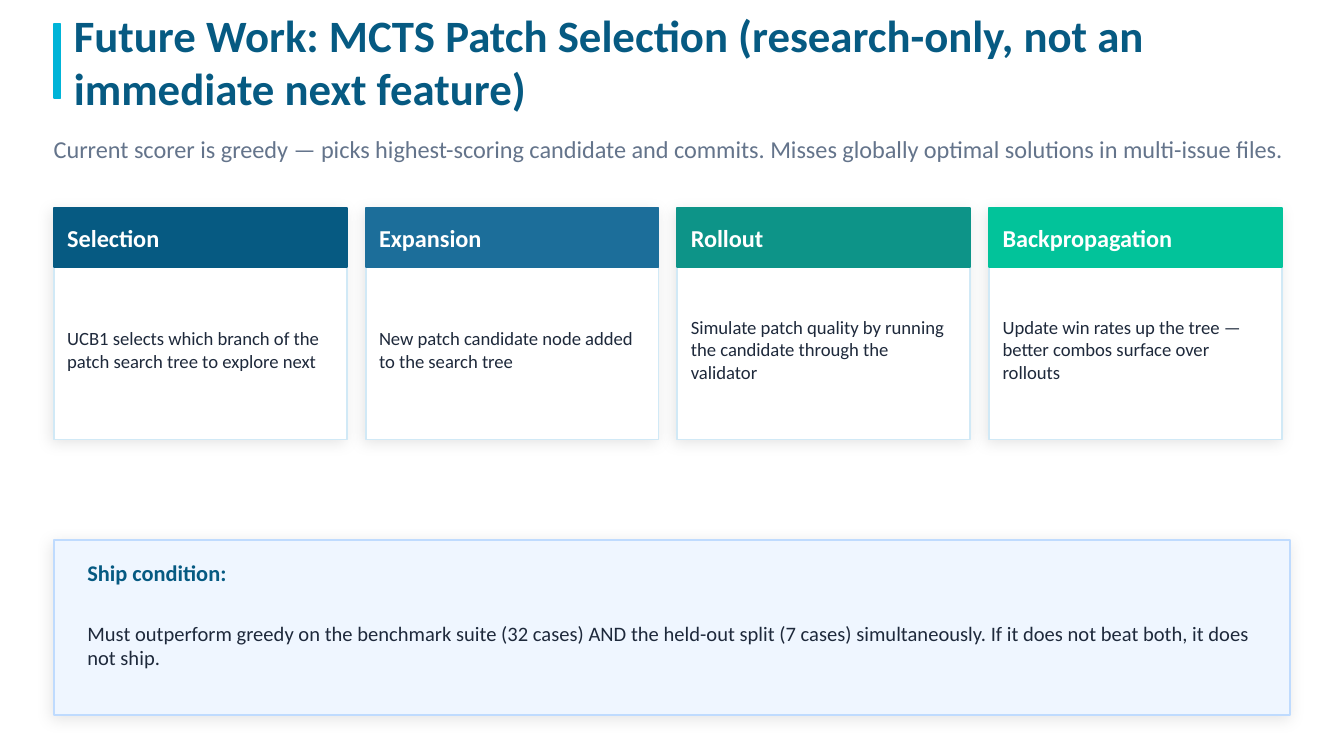
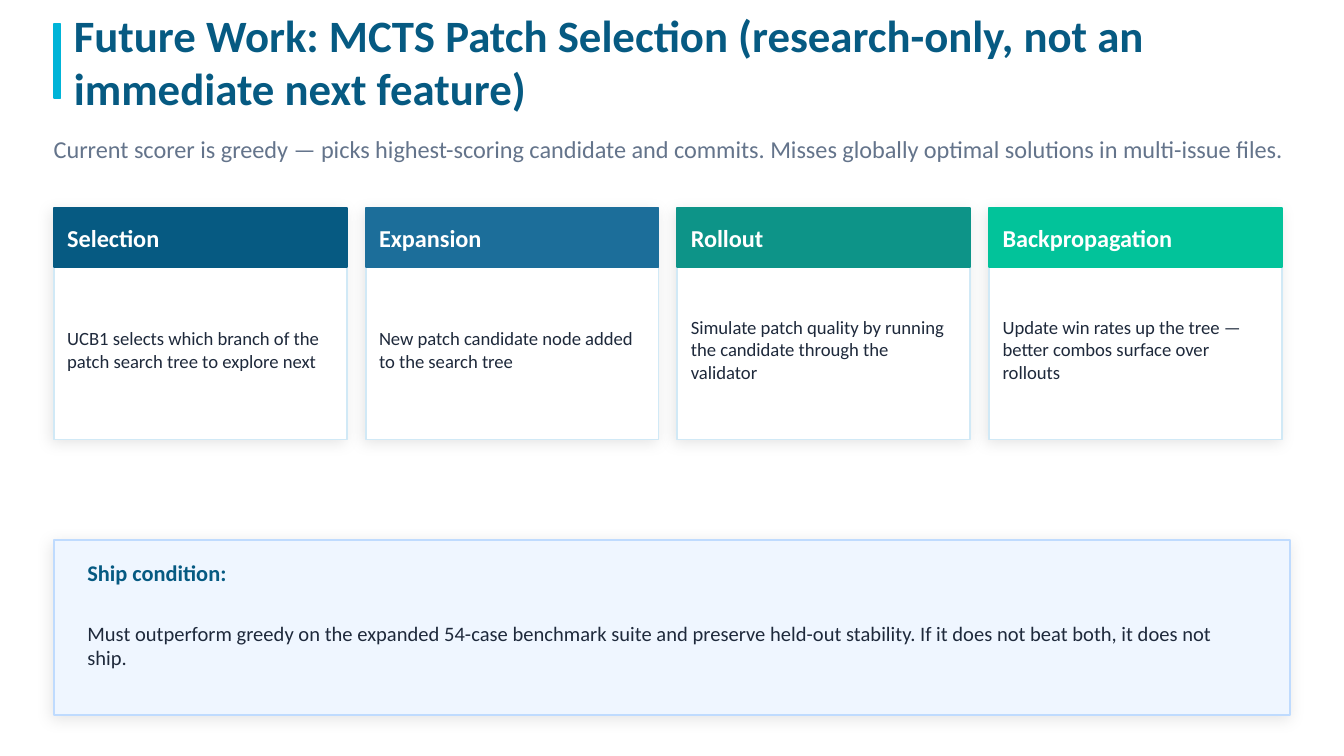
Before and after one commit to huuduyle07-ops/idk-what-is-this--, a slide deck: slide 9 of project presentation (tmp)/CATTUS_Presentation.pptx. Drawn at 1344x756 pixels with LibreOffice and Linux fonts; fonts in the diff are those of the drawing. Boxes give left, top, right and bottom in pixels: in the first picture for what was removed or moved away, otherwise in the second. Text is boxed around its words. In the diff, an @@ line names an element or a change of style, - is before the commit and + after.

```diff
--- a/project presentation (tmp)/CATTUS_Presentation.pptx
+++ b/project presentation (tmp)/CATTUS_Presentation.pptx
@@ text at [87,626,1210,669]: text changed @@
-Must outperform greedy on the benchmark suite (32 cases) AND the held-out split (7 cases) simultaneously. If it does not beat both, it does not ship.
+Must outperform greedy on the expanded 54-case benchmark suite and preserve held-out stability. If it does not beat both, it does not ship.
```
Also in this commit, not shown: 2 other slides changed, 23 other files.
